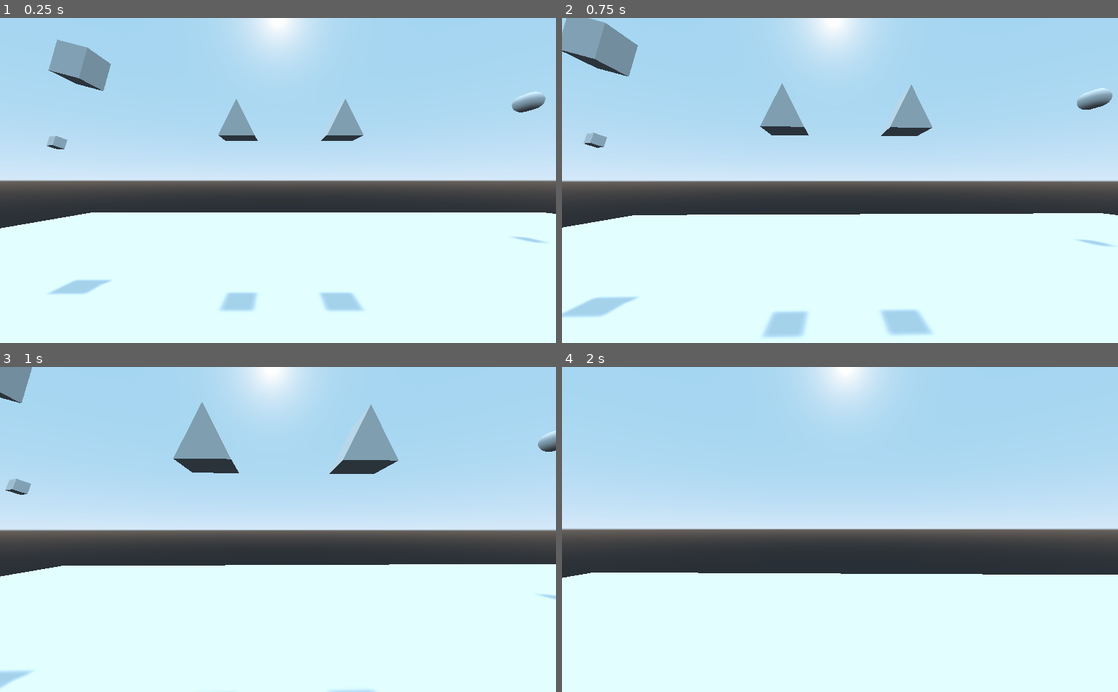
Above: before the commit, frames 1-4 (two rows, left to right).
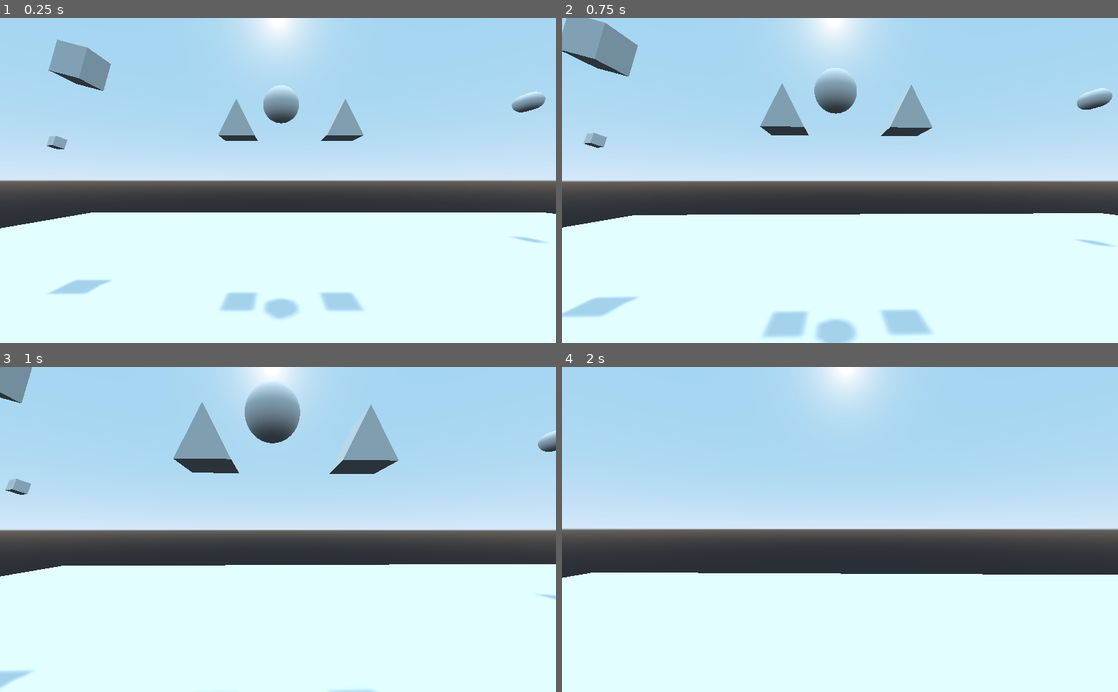
Above: after the commit, the same moments.

Repository: miguel-respaldo/p2022-rv
Game: Godot game, scene res://nivel.tscn
Same seed, same stepped clock (60 frames per second), same inputs: the game is played once before the commit and once after it.
Inputs (mouse positions are in pixels of both pictures, inside the frame that each line leads up to):
- Up to frame 1 (0.25 s): no input
- Up to frame 2 (0.75 s): tap Enter at 0.5 s; move the mouse to (867, 180) at 0.52 s; hold Up (ui_up) from 0.53 s (still down)
- Up to frame 3 (1 s): keep holding Up (ui_up)
- Up to frame 4 (2 s): keep holding Up (ui_up); move the mouse to (812, 529) at 1.27 s

The runs differ from the first frame. In frame 1, 0.8% of the frame differs, in the area x 47-54%, y 20-93%; in frame 2, 1.2%; in frame 3, 1.5%, in the area x 44-54%, y 4-24%; in frame 4, nothing differs.

Commit message:
Hola A todos

Diff:
--- a/0305/camara-en-primera-persona/nivel.tscn
+++ b/0305/camara-en-primera-persona/nivel.tscn
@@ -1,9 +1,11 @@
-[gd_scene load_steps=5 format=2]
+[gd_scene load_steps=6 format=2]
 
 [ext_resource path="res://plataforma.tscn" type="PackedScene" id=1]
 [ext_resource path="res://jugador.tscn" type="PackedScene" id=2]
 
 [sub_resource type="PrismMesh" id=3]
+
+[sub_resource type="SphereMesh" id=4]
 
 [sub_resource type="CapsuleMesh" id=2]
 
@@ -51,6 +53,11 @@
 mesh = SubResource( 3 )
 material/0 = null
 
+[node name="jesus" type="MeshInstance" parent="Cubos"]
+transform = Transform( 1, 0, 0, 0, 1, 0, 0, 0, 1, 0.173468, 6.61618, -13.415 )
+mesh = SubResource( 4 )
+material/0 = null
+
 [node name="MeshInstance2" type="MeshInstance" parent="Cubos"]
 transform = Transform( 1, 0, 0, 0, 1, 0, 0, 0, 1, 3.66834, 5.87702, -14.1423 )
 mesh = SubResource( 3 )
